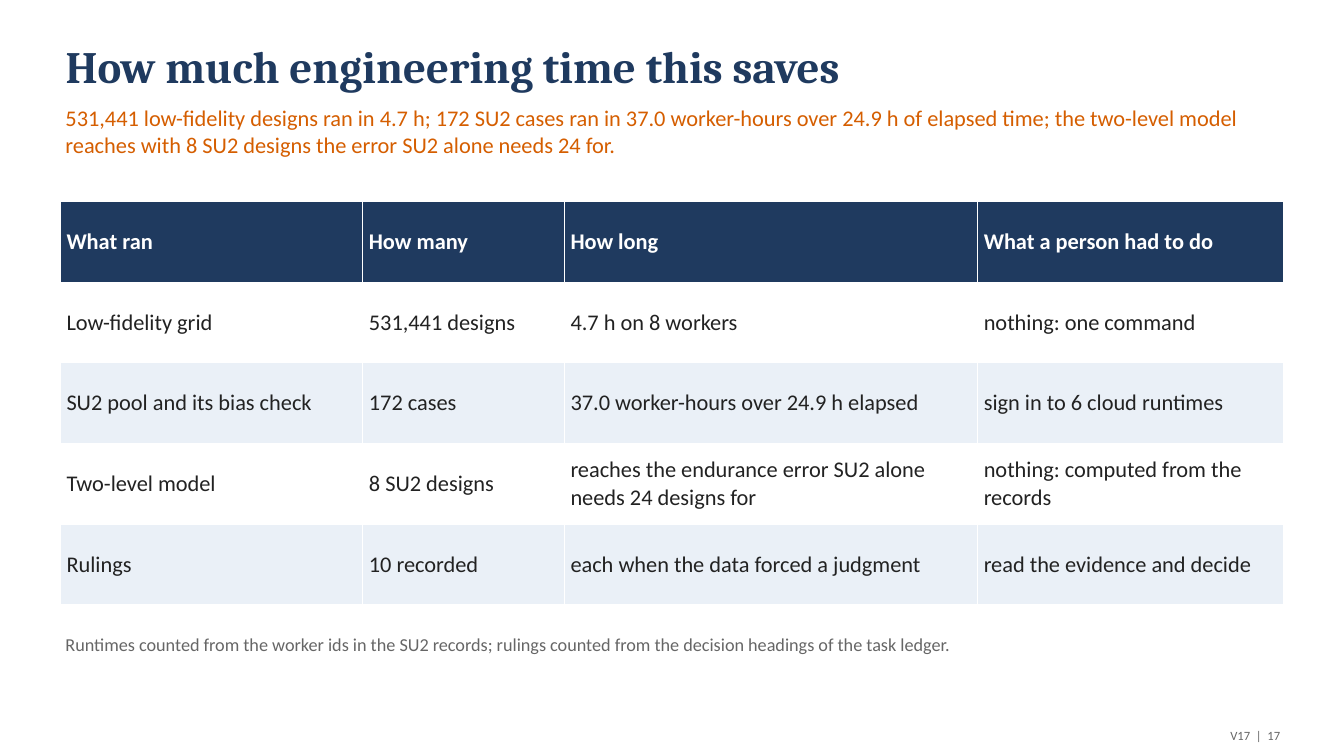
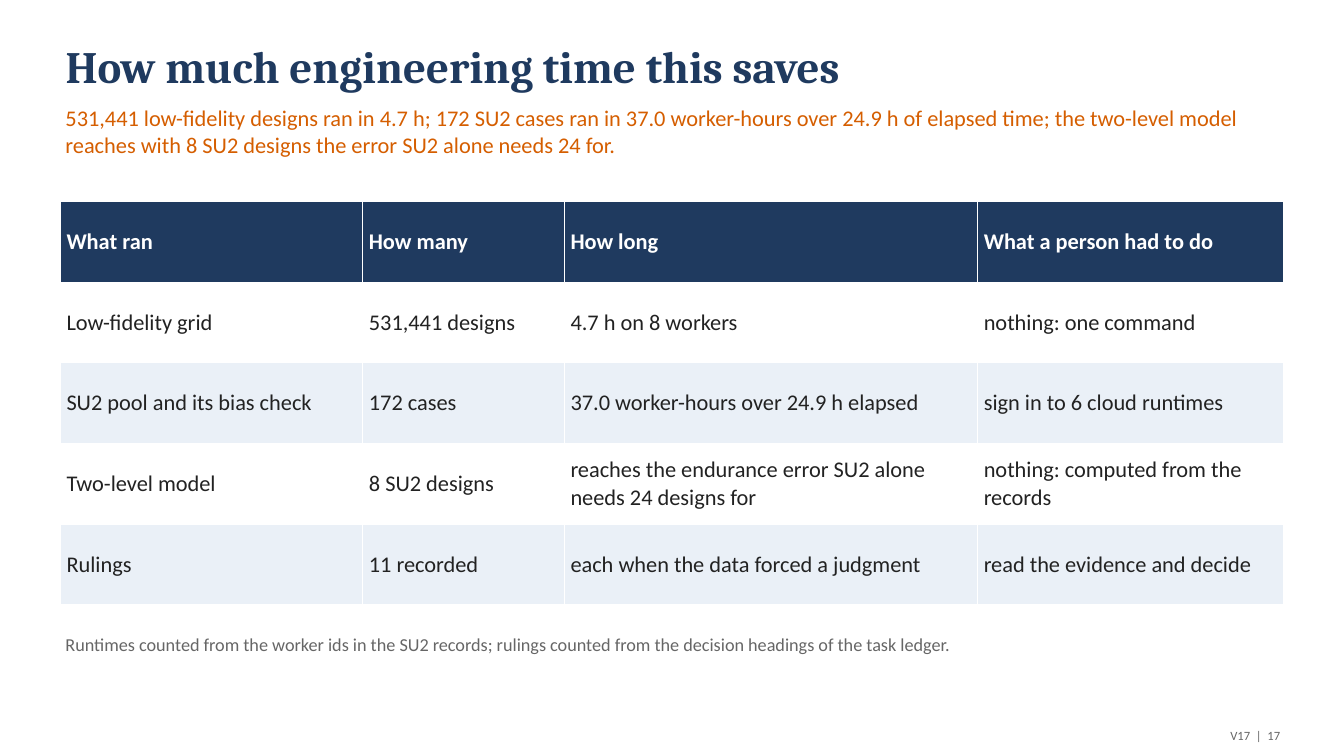
Before and after one commit to emarinhoss/ai-engineering, a slide deck: slide 17 of docs/talk/deck_drone_v2.pptx. Drawn at 1344x756 pixels with LibreOffice and Linux fonts; fonts in the diff are those of the drawing. Boxes give left, top, right and bottom in pixels: in the first picture for what was removed or moved away, otherwise in the second. Text is boxed around its words. In the diff, an @@ line names an element or a change of style, - is before the commit and + after.

```diff
--- a/docs/talk/deck_drone_v2.pptx
+++ b/docs/talk/deck_drone_v2.pptx
@@ table at bbox=[60, 202, 1284, 605] @@
-row 5, column 2: 10 recorded
+row 5, column 2: 11 recorded
```
Also in this commit, not shown: 6 other slides changed, 21 other files.
